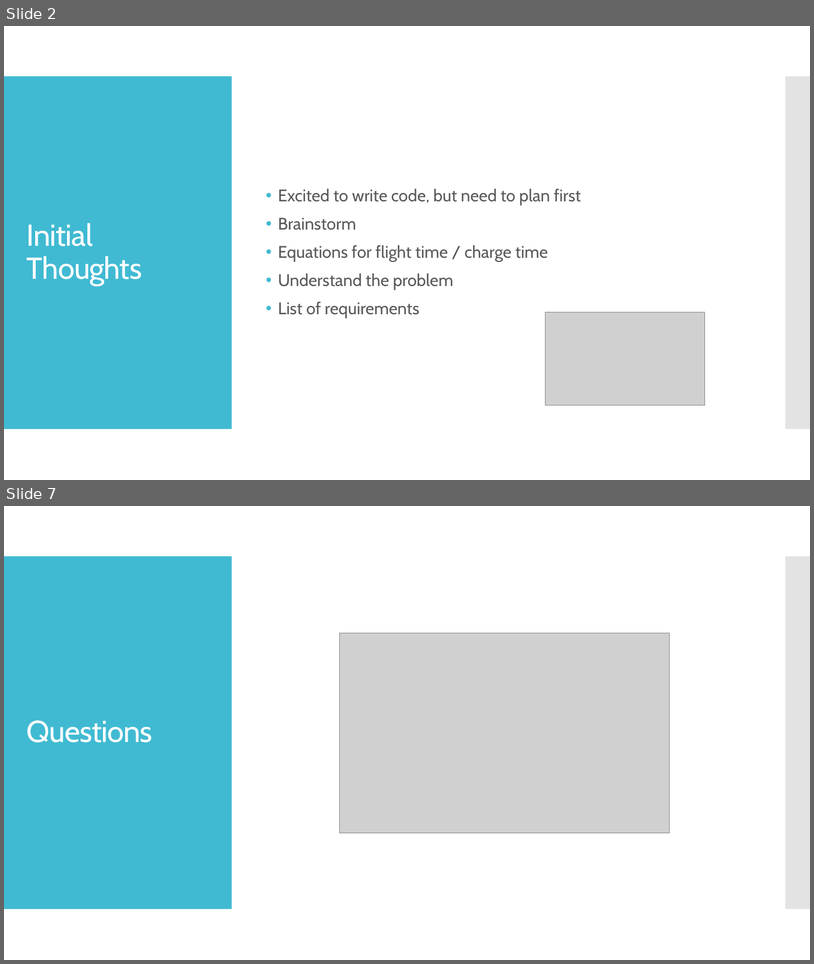
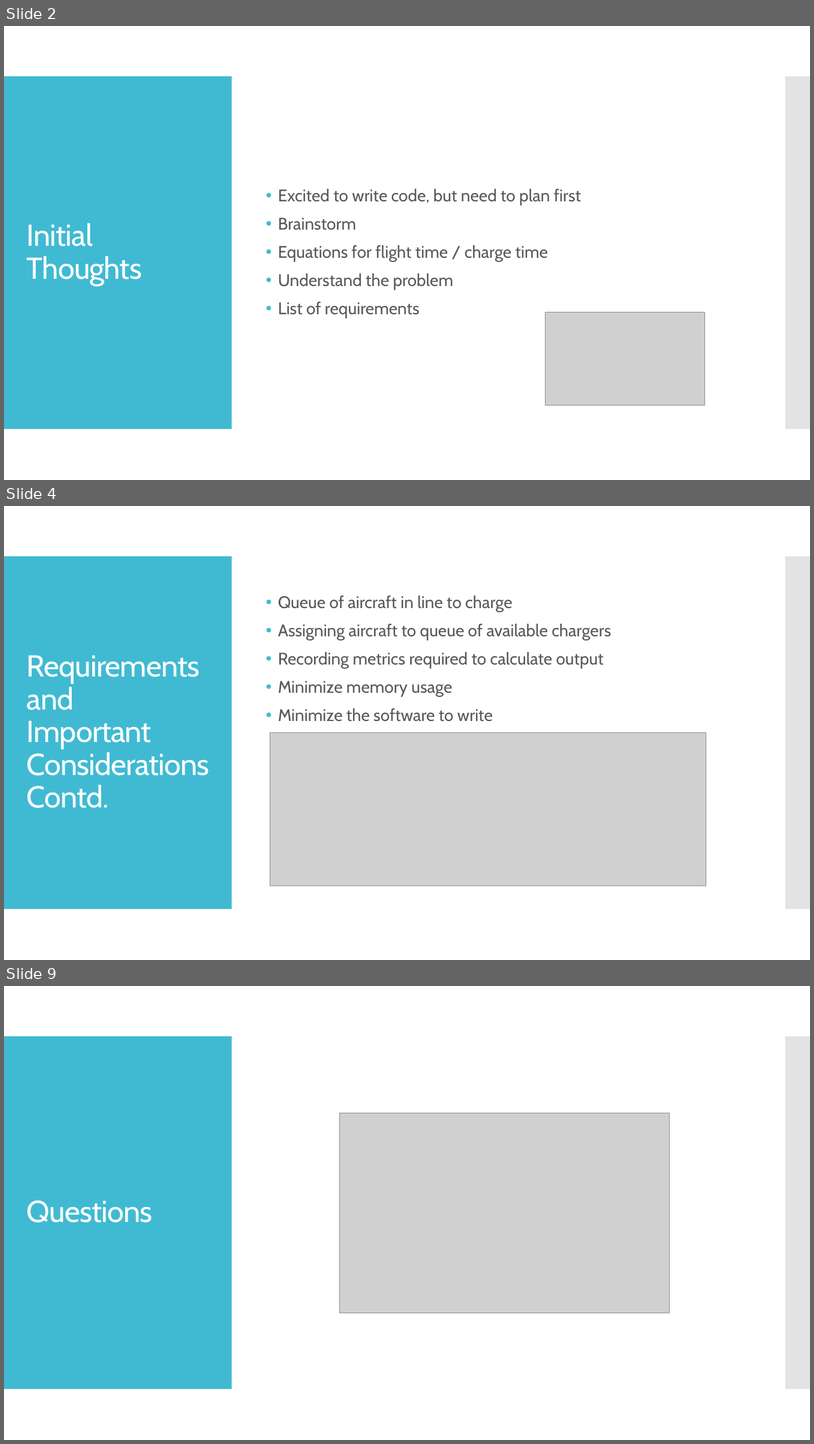
Before and after one commit to kjnorth/JobyEVtolSim, a slide deck: notes/joby_evtol_presentation.pptx. Shown one above the other, each under a label of ours: slides 2 and 7 before the commit, slides 2, 4 and 9 after it; the slides between them are not shown. The pictures are 814x964 and 814x1444 pixels, drawn with LibreOffice and Linux fonts; fonts in the diff are those of the drawing; grey boxes stand for pictures. Boxes give left, top, right and bottom in pixels: in the first picture for what was removed or moved away, otherwise in the second. Text is boxed around its words. In the diff, an @@ line names an element or a change of style, - is before the commit and + after.

```diff
--- a/notes/joby_evtol_presentation.pptx
+++ b/notes/joby_evtol_presentation.pptx
@@ slide 4 added at (x1=4, y1=506, x2=810, y2=960), background #FFFFFF; not listed: 2 template elements that a slide beside it also shows @@
@@ text added at (x1=278, y1=595, x2=611, y2=721), 20 pt, text #595959 @@
+• Queue of aircraft in line to charge
+• Assigning aircraft to queue of available chargers
+• Recording metrics required to calculate output
+• Minimize memory usage
+• Minimize the software to write
@@ title added at (x1=27, y1=655, x2=210, y2=808), 36 pt, text #FFFFFF @@
+Requirements and
+Important Considerations
+Contd.
@@ picture added at (x1=270, y1=733, x2=707, y2=886) @@
@@ what was slide 7 is now slide 9 @@
```
Also in this commit, not shown: 4 slides changed, 1 other slide added, 2 other files.
